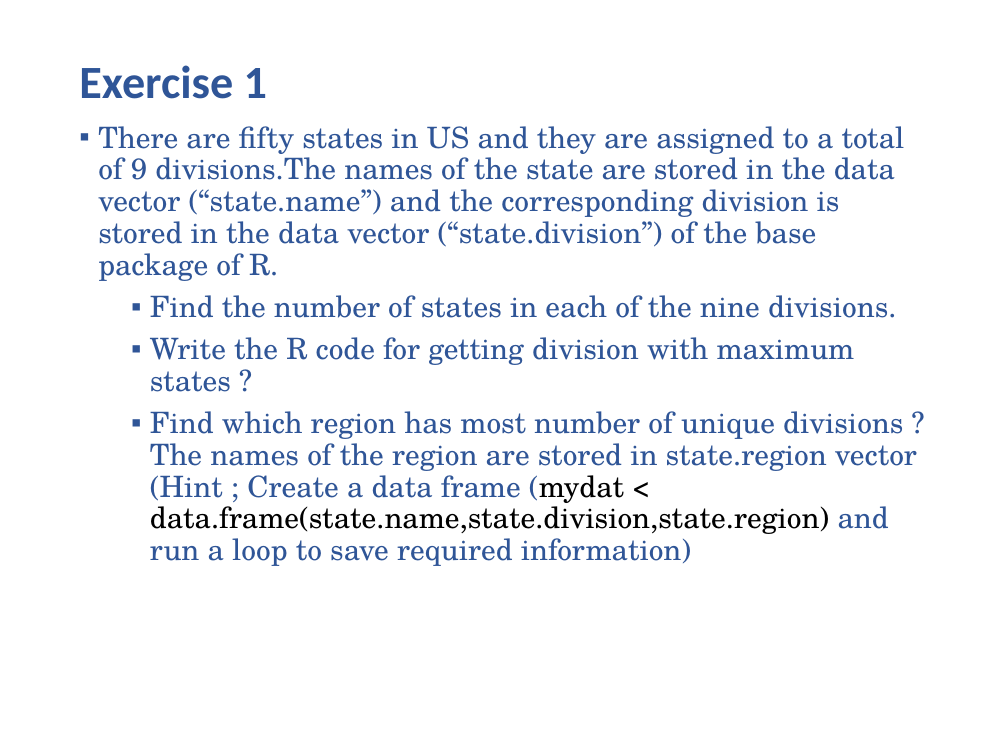
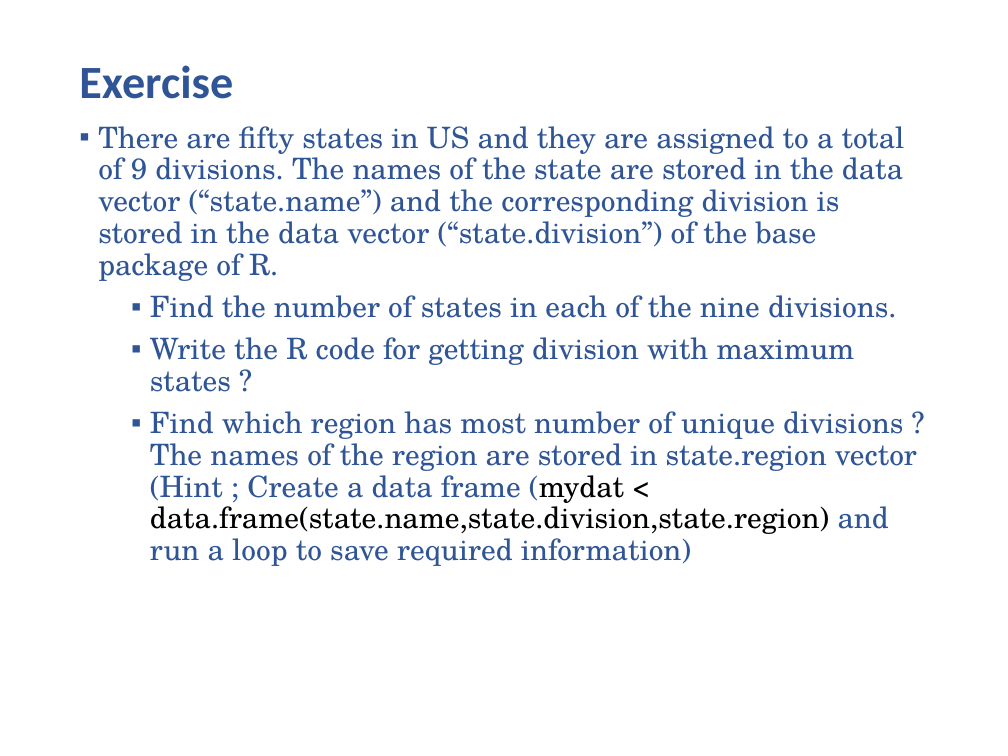
Before and after one commit to utkarshiiitm/Bootcamp-2, a slide deck: slide 10 of Boot Camp 2.pptx. Drawn at 1008x756 pixels with LibreOffice and Linux fonts; fonts in the diff are those of the drawing. Boxes give left, top, right and bottom in pixels: in the first picture for what was removed or moved away, otherwise in the second. Text is boxed around its words. In the diff, an @@ line names an element or a change of style, - is before the commit and + after.

```diff
--- a/Boot Camp 2.pptx
+++ b/Boot Camp 2.pptx
@@ title at (x1=79, y1=65, x2=233, y2=99): text changed @@
-Exercise 1
+Exercise
@@ text at (x1=98, y1=126, x2=905, y2=281): spaces changed @@
-▪ There are fifty states in US and they are assigned to a total of 9 divisions.The names of the state are stored in the data vector (“state.name”) and the corresponding division is stored in the data vector (“state.division”) of the base package of R.
+▪ There are fifty states in US and they are assigned to a total of 9 divisions. The names of the state are stored in the data vector (“state.name”) and the corresponding division is stored in the data vector (“state.division”) of the base package of R.
```
Also in this commit, not shown: 17 other slides changed, 2 slides added.
